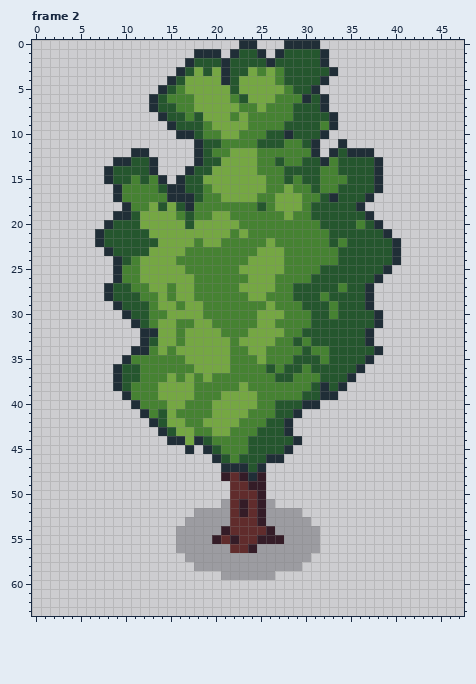
Two states of a pixel-art file, assets/img/trees.aseprite. The picture above was drawn from the file before the commit.
48x64 pixels, 3 frames. Shown: frame 2. The commit also changed other frames, which this record leaves out.
The same view after the edit:
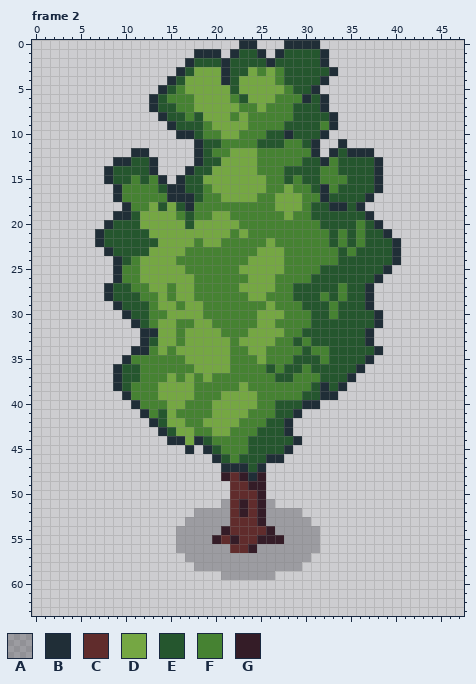
Palette (. is transparent): A #090a1440  B #202e37  C #602c2c  D #75a743  E #25562e  F #468232  G #341c27
The edit:
Frame 2, layer "Foliage":
The edit turns colour E into colour B in row 17 at x 32; in row 18 at x 33 to 34.
The edit turns colour F into colour B in row 16 at x 32.
The edit turns colour E into colour D in row 3 at x 19.
The edit turns colour B into colour E in row 17 at x 33.
The edit turns colour E into colour F in row 13 at x 27; in row 18 at x 25; in row 21 at x 34 and 36; in row 22 at x 36; in row 23 at x 35; in row 28 at x 34.
